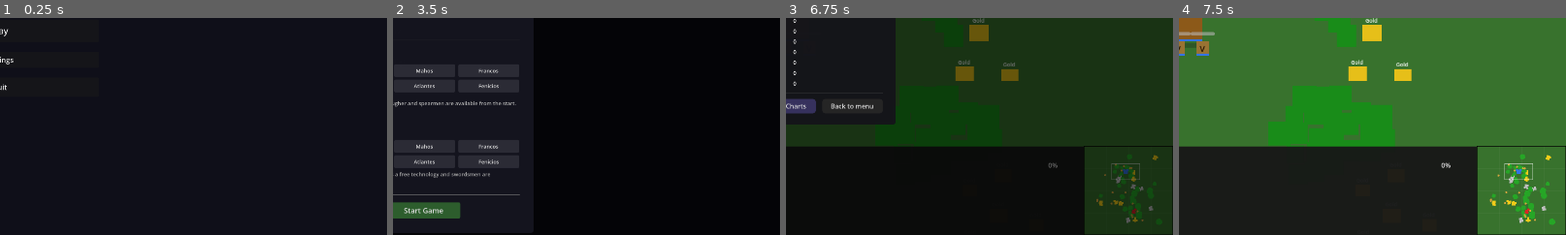
Above: before the commit, frames 1-4 (left to right).
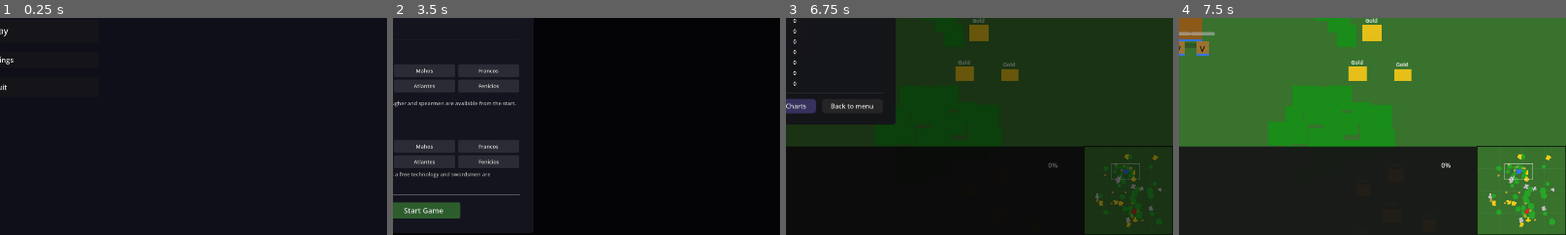
Above: after the commit, the same moments.

Repository: enrimr/rts-game-godot
Game: Godot game, scene res://scenes/game/main_menu.tscn
The game is run twice, just before and just after one commit, with the same random seed, the same clock (stepped at 60 frames per second) and the same inputs.
Inputs:
- Up to frame 1 (0.25 s): no input
- Up to frame 2 (3.5 s): click "Play" at 0.5 s; click "Play" at 1.25 s; click "Normal" at 2 s; click "Normal" at 2.75 s
- Up to frame 3 (6.75 s): click "Start Game" at 3.5 s; click "☰" at 4.25 s; click "Resume" at 5 s; click "☰" at 5.75 s; click "Surrender" at 6.5 s
- Up to frame 4 (7.5 s): click "View map" at 7.25 s
The pictures show only the part of the screen within x 50-100%, y 50-100%; the shares and areas given below are measured in that part.

Frames 1-2 are identical in both runs. In frame 3, less than 0.1% of the frame differs, in the area x 79-97%, y 62-97%; in frame 4, 0.2%.

Commit message:
Add edge pass to fill map borders with resources
Adds 8 evenly-distributed resource groups at 75–95 % of map half,
alternating forest/gold/forest/stone, so corners and edges are never
empty regardless of where random scatter lands.

Co-Authored-By: Claude Sonnet 4.6 <noreply@anthropic.com>

Diff:
--- a/project/scripts/map/map_generator.gd
+++ b/project/scripts/map/map_generator.gd
@@ -829,6 +829,33 @@
 			200.0 * _res_mult, float(sz[2]), true)
 		placed_forest += 1
 
+	# ── Edge pass: resources along the map border (75–95 % of map half) ──────
+	# Distributes 8 groups around the ring so every corner/edge gets content.
+	const EDGE_INNER: float = 0.75
+	const EDGE_OUTER: float = 0.95
+	var edge_angle_base: float = _rng.randf() * TAU
+	for ei: int in range(8):
+		var ea: float = edge_angle_base + TAU * float(ei) / 8.0 + _rng.randf_range(-0.2, 0.2)
+		var ed: float = _rng.randf_range(_map_half * EDGE_INNER, _map_half * EDGE_OUTER)
+		var ep: Vector2 = _clamp_map(Vector2(cos(ea), sin(ea)) * ed)
+		if TerrainManager.is_ocean(ep):
+			continue
+		# Alternate: forest → gold → forest → stone → forest → gold → forest → stone
+		match ei % 4:
+			0, 2:
+				var sz: Array = FOREST_SIZES[_rng.randi() % FOREST_SIZES.size()] as Array
+				_spawn_forest_zone(parent, ep,
+					roundi(_rng.randf_range(float(sz[0]), float(sz[1])) * _res_mult),
+					200.0 * _res_mult, float(sz[2]), true)
+			1:
+				_spawn_deposit(parent, ep, ResourceNode.ResourceType.GOLD,
+					roundi(_rng.randf_range(4.0, 6.0) * _res_mult),
+					200.0 * _res_mult, _rng.randf() * TAU, 0.0, 55.0)
+			3:
+				_spawn_deposit(parent, ep, ResourceNode.ResourceType.STONE,
+					roundi(_rng.randf_range(3.0, 5.0) * _res_mult),
+					200.0 * _res_mult, _rng.randf() * TAU, 0.0, 55.0)
+
 func _spawn_fish_multi(parent: Node2D, island_centers: Array[Vector2],
 		island_radius: float) -> void:
 	var map_center: Vector2 = Vector2.ZERO
Not shown, changed: docs/architecture/map_generation.md
